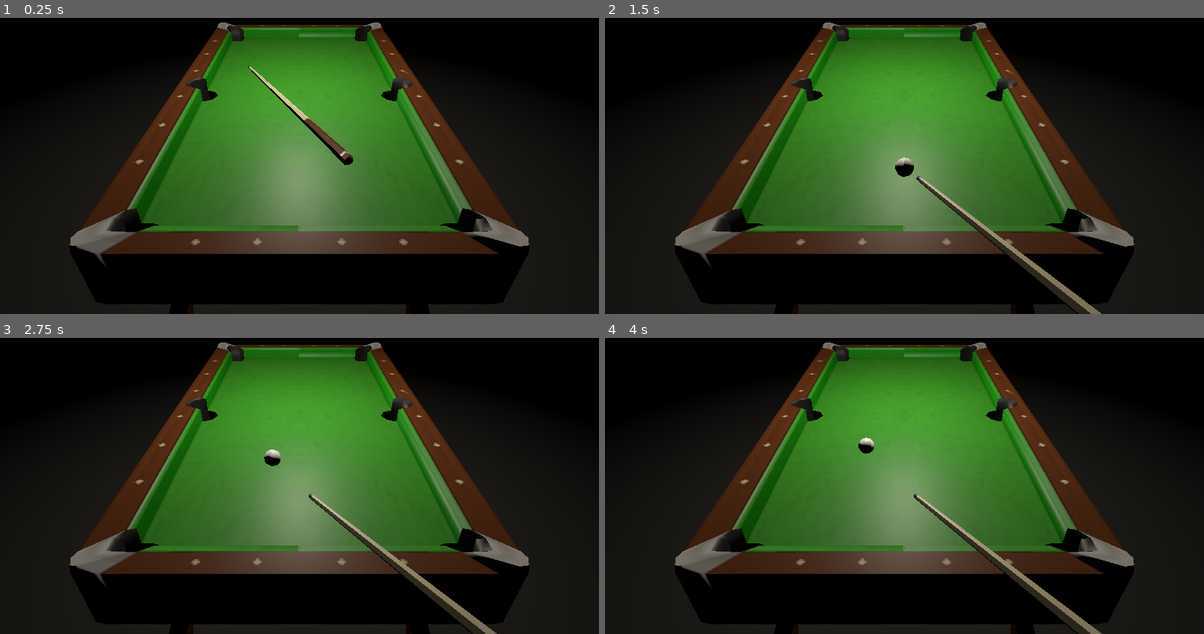
Above: before the commit, frames 1-4 (two rows, left to right).
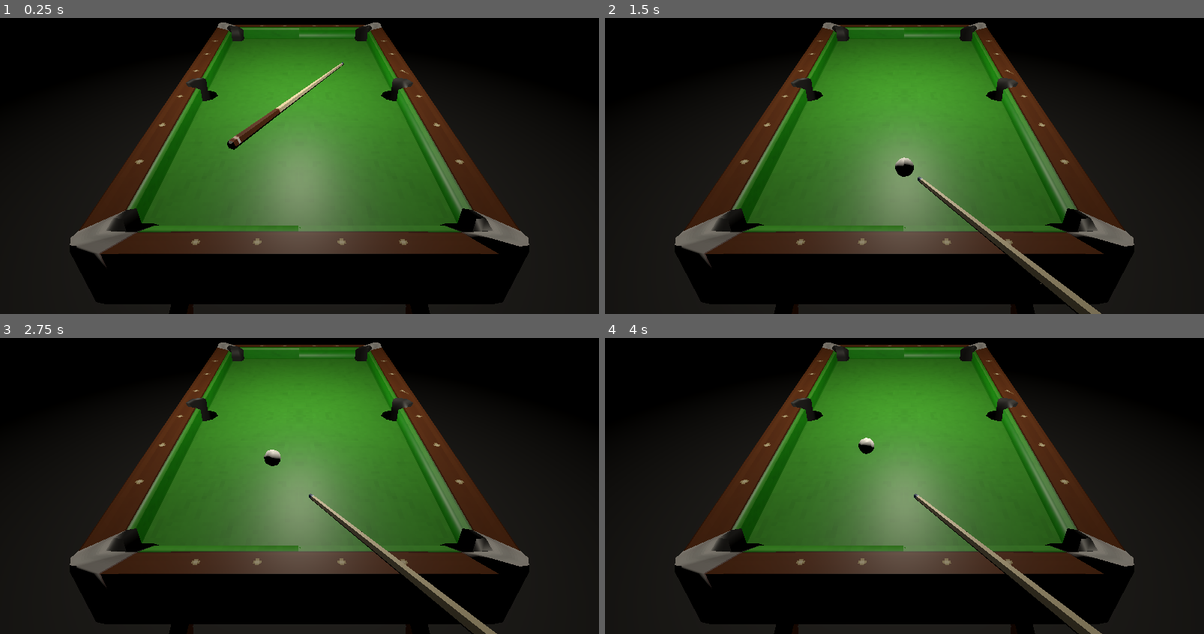
Above: after the commit, the same moments.

Repository: SaraLunaDev/LevelUp_GameJam_JSGS
Game: Godot game, scene res://Scenes/Debug/prueba_rebotes.tscn
The game is run twice, just before and just after one commit, with the same random seed, the same clock (stepped at 60 frames per second) and the same inputs. The project has no main scene, so this scene is started directly.
Inputs (mouse positions are in pixels of both pictures, inside the frame that each line leads up to):
- Up to frame 1 (0.25 s): no input
- Up to frame 2 (1.5 s): tap Enter at 0.5 s; move the mouse to (1036, 127) at 0.52 s; click (1036, 127) at 0.67 s; tap Space at 1.25 s; move the mouse to (784, 163) at 1.27 s; hold S from 1.28 s (still down); click (784, 163) at 1.42 s
- Up to frame 3 (2.75 s): move the mouse to (359, 391) at 2.02 s; release S at 2.03 s; click (359, 391) at 2.17 s
- Up to frame 4 (4 s): move the mouse to (874, 533) at 2.77 s; click (874, 533) at 2.92 s; tap Enter at 3.5 s; move the mouse to (1084, 515) at 3.52 s; hold S from 3.53 s (still down); click (1084, 515) at 3.67 s

The runs differ from the first frame. In frame 1, 1.1% of the frame differs, in the area x 37-59%, y 14-50%; in frame 2, less than 0.1%; in frame 3, less than 0.1%; in frame 4, less than 0.1%.

Commit message:
Pues no hace falta hacer Colision con Objetos

Diff:
--- a/Scenes/BolaBlanca/bola_blanca.tscn
+++ b/Scenes/BolaBlanca/bola_blanca.tscn
@@ -4,7 +4,7 @@
 
 [sub_resource type="PhysicsMaterial" id="PhysicsMaterial_oowhv"]
 friction = 0.01
-bounce = 0.98
+bounce = 1.0
 
 [sub_resource type="StandardMaterial3D" id="StandardMaterial3D_drtqy"]
 resource_name = "playerBallMat"
@@ -51,6 +51,8 @@
 [node name="BolaBlanca" type="RigidBody3D" groups=["bola_blanca"]]
 mass = 0.17
 physics_material_override = SubResource("PhysicsMaterial_oowhv")
+continuous_cd = true
+contact_monitor = true
 linear_damp_mode = 1
 linear_damp = 0.5
 angular_damp_mode = 1
--- a/Scenes/Debug/prueba_rebotes.tscn
+++ b/Scenes/Debug/prueba_rebotes.tscn
@@ -1,16 +1,15 @@
-[gd_scene load_steps=11 format=4 uid="uid://bxq1rpar87bgq"]
+[gd_scene load_steps=10 format=4 uid="uid://bxq1rpar87bgq"]
 
 [ext_resource type="Texture2D" uid="uid://cx4uu5lwjcwte" path="res://Models/billarScene_mesaBillarUVs.png" id="1_yucep"]
 [ext_resource type="PackedScene" uid="uid://bwddxr1l3v0a1" path="res://Scenes/Palo/palo.tscn" id="3_yucep"]
 
-[sub_resource type="BoxShape3D" id="BoxShape3D_727gd"]
-size = Vector3(3.262, 0.199, 5.804)
+[sub_resource type="StandardMaterial3D" id="StandardMaterial3D_yucep"]
+transparency = 1
+albedo_color = Color(1, 1, 1, 0)
 
-[sub_resource type="BoxShape3D" id="BoxShape3D_5oubr"]
-size = Vector3(0.328094, 0.207794, 5.7937)
-
-[sub_resource type="BoxShape3D" id="BoxShape3D_yucep"]
-size = Vector3(0.292236, 0.597351, 3.24878)
+[sub_resource type="CylinderShape3D" id="CylinderShape3D_727gd"]
+height = 0.610657
+radius = 0.114746
 
 [sub_resource type="StandardMaterial3D" id="StandardMaterial3D_50c6s"]
 resource_name = "poolTableMat"
@@ -61,31 +60,108 @@
 
 [node name="PruebaRebotes" type="Node3D"]
 
-[node name="BodyBillar" type="StaticBody3D" parent="." groups=["billar"]]
-transform = Transform3D(1, 0, 0, 0, 1, 0, 0, 0, 1, 0, 1.2571, 0)
+[node name="Colliders" type="CSGCombiner3D" parent="." groups=["billar"]]
+use_collision = true
 
-[node name="CsBillar_Suelo" type="CollisionShape3D" parent="BodyBillar"]
-transform = Transform3D(1, 0, 0, 0, 1, 0, 0, 0, 1, 0.000427246, 0.443688, -0.00180054)
-shape = SubResource("BoxShape3D_727gd")
+[node name="CSGBox3D" type="CSGBox3D" parent="Colliders" groups=["billar"]]
+transform = Transform3D(1, 0, 0, 0, 1, 0, 0, 0, 1, -0.0156965, 1.41181, -0.00825262)
+use_collision = true
+size = Vector3(3.24962, 0.787109, 5.78618)
+material = SubResource("StandardMaterial3D_yucep")
 
-[node name="CsBillar_Banda" type="CollisionShape3D" parent="BodyBillar"]
-transform = Transform3D(1, 0, 0, 0, 1, 0, 0, 0, 1, 1.47313, 0.642854, 0.00695801)
-shape = SubResource("BoxShape3D_5oubr")
+[node name="CSGBox3D2" type="CSGBox3D" parent="Colliders" groups=["billar"]]
+transform = Transform3D(1, 0, 0, 0, 1, 0, 0, 0, 1, -1.46646, 1.70197, -0.00012207)
+size = Vector3(0.313171, 0.579102, 5.7854)
+material = SubResource("StandardMaterial3D_yucep")
 
-[node name="CsBillar_Banda2" type="CollisionShape3D" parent="BodyBillar"]
-transform = Transform3D(1, 0, 0, 0, 1, 0, 0, 0, 1, -1.47289, 0.642854, 0.00695801)
-shape = SubResource("BoxShape3D_5oubr")
+[node name="CSGBox3D3" type="CSGBox3D" parent="Colliders" groups=["billar"]]
+transform = Transform3D(1, 0, 0, 0, 1, 0, 0, 0, 1, 1.46827, 1.70197, -0.00012207)
+size = Vector3(0.3172, 0.579102, 5.7854)
+material = SubResource("StandardMaterial3D_yucep")
 
-[node name="CsBillar_Banda3" type="CollisionShape3D" parent="BodyBillar"]
-transform = Transform3D(-4.37114e-08, 0, 1, 0, 1, 0, -1, 0, -4.37114e-08, 0.00345373, 0.441529, -2.75629)
-shape = SubResource("BoxShape3D_yucep")
+[node name="CSGBox3D4" type="CSGBox3D" parent="Colliders" groups=["billar"]]
+transform = Transform3D(-4.37114e-08, 0, 1, 0, 1, 0, -1, 0, -4.37114e-08, -0.000701666, 1.70197, -2.75265)
+size = Vector3(0.284973, 0.579102, 3.23843)
+material = SubResource("StandardMaterial3D_yucep")
 
-[node name="CsBillar_Banda4" type="CollisionShape3D" parent="BodyBillar"]
-transform = Transform3D(-4.37114e-08, 0, 1, 0, 1, 0, -1, 0, -4.37114e-08, 0.00345373, 0.441529, 2.75722)
-shape = SubResource("BoxShape3D_yucep")
+[node name="CSGBox3D5" type="CSGBox3D" parent="Colliders" groups=["billar"]]
+transform = Transform3D(-4.37114e-08, 0, 1, 0, 1, 0, -1, 0, -4.37114e-08, -0.000701666, 1.70197, 2.75367)
+size = Vector3(0.284973, 0.579102, 3.23843)
+material = SubResource("StandardMaterial3D_yucep")
 
-[node name="MesaBillar" type="MeshInstance3D" parent="BodyBillar"]
-transform = Transform3D(1.63, 0, 0, 0, 1, 0, 0, 0, 2.9, 0, -0.260093, 0)
+[node name="CSGCylinder3D7" type="CSGCylinder3D" parent="Colliders"]
+transform = Transform3D(1, 0, 0, 0, 1, 0, 0, 0, 1, -1.3088, 1.71929, 0)
+operation = 2
+radius = 0.181641
+height = 0.598206
+material = SubResource("StandardMaterial3D_yucep")
+
+[node name="CSGCylinder3D8" type="CSGCylinder3D" parent="Colliders"]
+transform = Transform3D(1, 0, 0, 0, 1, 0, 0, 0, 1, 1.31385, 1.71746, 0)
+operation = 2
+radius = 0.181641
+height = 0.642395
+material = SubResource("StandardMaterial3D_yucep")
+
+[node name="CSGCylinder3D9" type="CSGCylinder3D" parent="Colliders"]
+transform = Transform3D(1, 0, 0, 0, 1, 0, 0, 0, 1, -1.25591, 1.72087, -2.57953)
+operation = 2
+radius = 0.181641
+height = 0.649231
+material = SubResource("StandardMaterial3D_yucep")
+
+[node name="CSGCylinder3D10" type="CSGCylinder3D" parent="Colliders"]
+transform = Transform3D(1, 0, 0, 0, 1, 0, 0, 0, 1, 1.25179, 1.72258, -2.57692)
+operation = 2
+radius = 0.181641
+height = 0.73468
+material = SubResource("StandardMaterial3D_yucep")
+
+[node name="CSGCylinder3D11" type="CSGCylinder3D" parent="Colliders"]
+transform = Transform3D(1, 0, 0, 0, 1, 0, 0, 0, 1, -1.25591, 1.71868, 2.57441)
+operation = 2
+radius = 0.181641
+height = 0.681946
+material = SubResource("StandardMaterial3D_yucep")
+
+[node name="CSGCylinder3D12" type="CSGCylinder3D" parent="Colliders"]
+transform = Transform3D(1, 0, 0, 0, 1, 0, 0, 0, 1, 1.25179, 1.74749, 2.57702)
+operation = 2
+radius = 0.181641
+height = 0.684875
+material = SubResource("StandardMaterial3D_yucep")
+
+[node name="Boquetes" type="Area3D" parent="." groups=["boquete"]]
+monitorable = false
+linear_damp = 1.0
+angular_damp = 1.0
+
+[node name="CollisionShape3D" type="CollisionShape3D" parent="Boquetes"]
+transform = Transform3D(1, 0, 0, 0, 1, 0, 0, 0, 1, -1.45883, 1.73489, 0)
+shape = SubResource("CylinderShape3D_727gd")
+
+[node name="CollisionShape3D2" type="CollisionShape3D" parent="Boquetes"]
+transform = Transform3D(1, 0, 0, 0, 1, 0, 0, 0, 1, -1.36242, 1.73489, -2.68479)
+shape = SubResource("CylinderShape3D_727gd")
+
+[node name="CollisionShape3D3" type="CollisionShape3D" parent="Boquetes"]
+transform = Transform3D(1, 0, 0, 0, 1, 0, 0, 0, 1, 1.35647, 1.73489, -2.68203)
+shape = SubResource("CylinderShape3D_727gd")
+
+[node name="CollisionShape3D4" type="CollisionShape3D" parent="Boquetes"]
+transform = Transform3D(1, 0, 0, 0, 1, 0, 0, 0, 1, 1.46233, 1.73489, 0.000132196)
+shape = SubResource("CylinderShape3D_727gd")
+
+[node name="CollisionShape3D5" type="CollisionShape3D" parent="Boquetes"]
+transform = Transform3D(1, 0, 0, 0, 1, 0, 0, 0, 1, 1.35673, 1.73489, 2.68365)
+shape = SubResource("CylinderShape3D_727gd")
+
+[node name="CollisionShape3D6" type="CollisionShape3D" parent="Boquetes"]
+transform = Transform3D(1, 0, 0, 0, 1, 0, 0, 0, 1, -1.36224, 1.73489, 2.68047)
+shape = SubResource("CylinderShape3D_727gd")
+
+[node name="MesaBillar" type="MeshInstance3D" parent="."]
+transform = Transform3D(1.63, 0, 0, 0, 1, 0, 0, 0, 2.9, 0, 0.997007, 0)
 mesh = SubResource("ArrayMesh_rcfv8")
 skeleton = NodePath("")
 
@@ -94,7 +170,7 @@
 surface_material_override/0 = SubResource("StandardMaterial3D_727gd")
 
 [node name="Palo" parent="." node_paths=PackedStringArray("bola_blanca_spawn") instance=ExtResource("3_yucep")]
-transform = Transform3D(0.890443, -0.455094, -1.98928e-08, 1.71359e-15, -4.37114e-08, 1, -0.455094, -0.890443, -3.89225e-08, 0, 1.83062, -0.594298)
+transform = Transform3D(-0.00610852, 0.499962, -0.866026, 0.999925, 0.012217, -8.14188e-17, 0.0105803, -0.86596, -0.5, 0.177539, 1.84229, -0.369608)
 bola_blanca_spawn = NodePath("../SpawnBlanca")
 rotacion_palo = Vector3(0, 90, -80)
 
--- a/Scripts/Bola Blanca/bola_blanca.gd
+++ b/Scripts/Bola Blanca/bola_blanca.gd
@@ -36,6 +36,24 @@
 	queue_free()
 	bola_activa = false
 
+# Si la bola pasa por un area3d con grupo "boquete", desactiva el rebote
+func _on_boquetes_body_entered(body: Node3D) -> void:
+	if body.is_in_group("bola_blanca"):
+		desactivar_rebote()
+
+# Si la bola sale del area3d con grupo "boquete", activa el rebote
+func _on_boquetes_body_exited(body: Node3D) -> void:
+	if body.is_in_group("bola_blanca"):
+		activar_rebote()
+
+func activar_rebote() -> void:
+	# Activa la propiedad de rebote de la bola
+	physics_material_override.bounce = 1
+
+func desactivar_rebote() -> void:
+	# Desactiva la propiedad de rebote de la bola
+	physics_material_override.bounce = 0
+
 # ✦•················•⋅ ∙ ∘ ☽ ☆ ☾ ∘ ⋅ ⋅•················•✦
 # Getters y Setters
 # ✦•················•⋅ ∙ ∘ ☽ ☆ ☾ ∘ ⋅ ⋅•················•✦
--- /dev/null
+++ b/Scripts/Objeto/objeto.gd
@@ -0,0 +1,27 @@
+extends RigidBody3D
+
+var MAX_HEALTH: float = 1
+var health
+
+enum tipo_objeto {
+	CERVEZA
+}
+var tipo: tipo_objeto = tipo_objeto.CERVEZA
+
+func _ready() -> void:
+	health = MAX_HEALTH
+	contact_monitor = true
+
+func _physics_process(_delta: float) -> void:
+	var bodies = get_colliding_bodies()
+	for body in bodies:
+		if body.is_in_group("bola_blanca"):
+			recibir_golpe(1)
+
+func recibir_golpe(damage: float) -> void:
+	health -= damage
+	if health <= 0:
+		destruir_objeto()
+
+func destruir_objeto():
+	queue_free()
--- a/Scripts/Palo/palo.gd
+++ b/Scripts/Palo/palo.gd
@@ -27,7 +27,7 @@
 @export_group("Lanzamiento")
 @export var velocidad_lanzamiento: float = 2
 @export var tiempo_retorno_palo = 0.1
-@export var potencia_maxima: float = 2.5
+@export var potencia_maxima: float = 2.0
 
 # Internas
 var bola_blanca_instance: RigidBody3D
@@ -77,11 +77,23 @@
 	get_tree().current_scene.add_child(bola_blanca_instance)
 	bola_blanca_instance.global_position = bola_blanca_spawn.global_position
 
+	# Conectar las señales de las areas de los boquetes pa modificar el rebote de la bola cuando entre o salga
+	for boquete in get_tree().get_nodes_in_group("boquete"):
+		if boquete.has_signal("body_entered"):
+			boquete.connect("body_entered", Callable(bola_blanca_instance, "_on_boquetes_body_entered"))
+		if boquete.has_signal("body_exited"):
+			boquete.connect("body_exited", Callable(bola_blanca_instance, "_on_boquetes_body_exited"))
+
+		if boquete.is_connected("body_entered", Callable(bola_blanca_instance, "_on_boquetes_body_entered")):
+			print("La señal body_entered ya esta conectada")
+		else:
+			print("La señal body_entered NO esta conectada")
+
 func posicionar_palo() -> void:
 	if palo_posicionado:
 		return
 
-	Input.set_mouse_mode(Input.MOUSE_MODE_HIDDEN)
+	Input.set_mouse_mode(Input.MOUSE_MODE_CONFINED_HIDDEN)
 	instanciar_bola_blanca()
 	rotation_degrees = Vector3.ZERO
 	global_position = Vector3.ZERO
@@ -134,7 +146,6 @@
 		ray_params.from = origen + dir * radio_bola
 		ray_params.to = origen + dir * (distancia_restante - radio_bola)
 		ray_params.exclude = [bola]
-		ray_params.collision_mask = 1
 		var result = get_world_3d().direct_space_state.intersect_ray(ray_params)
 		if result:
 			# Ajustar el punto de colision para simular donde rebotaria la bola
--- a/project.godot
+++ b/project.godot
@@ -18,6 +18,14 @@
 
 bola_blanca=""
 billar=""
+boquete=""
+objeto=""
+
+[layer_names]
+
+3d_physics/layer_30="Objetos"
+3d_physics/layer_31="Bolas"
+3d_physics/layer_32="Bola Blanca"
 
 [physics]
 
Not shown, added: Scripts/Objeto/objeto.gd.uid
